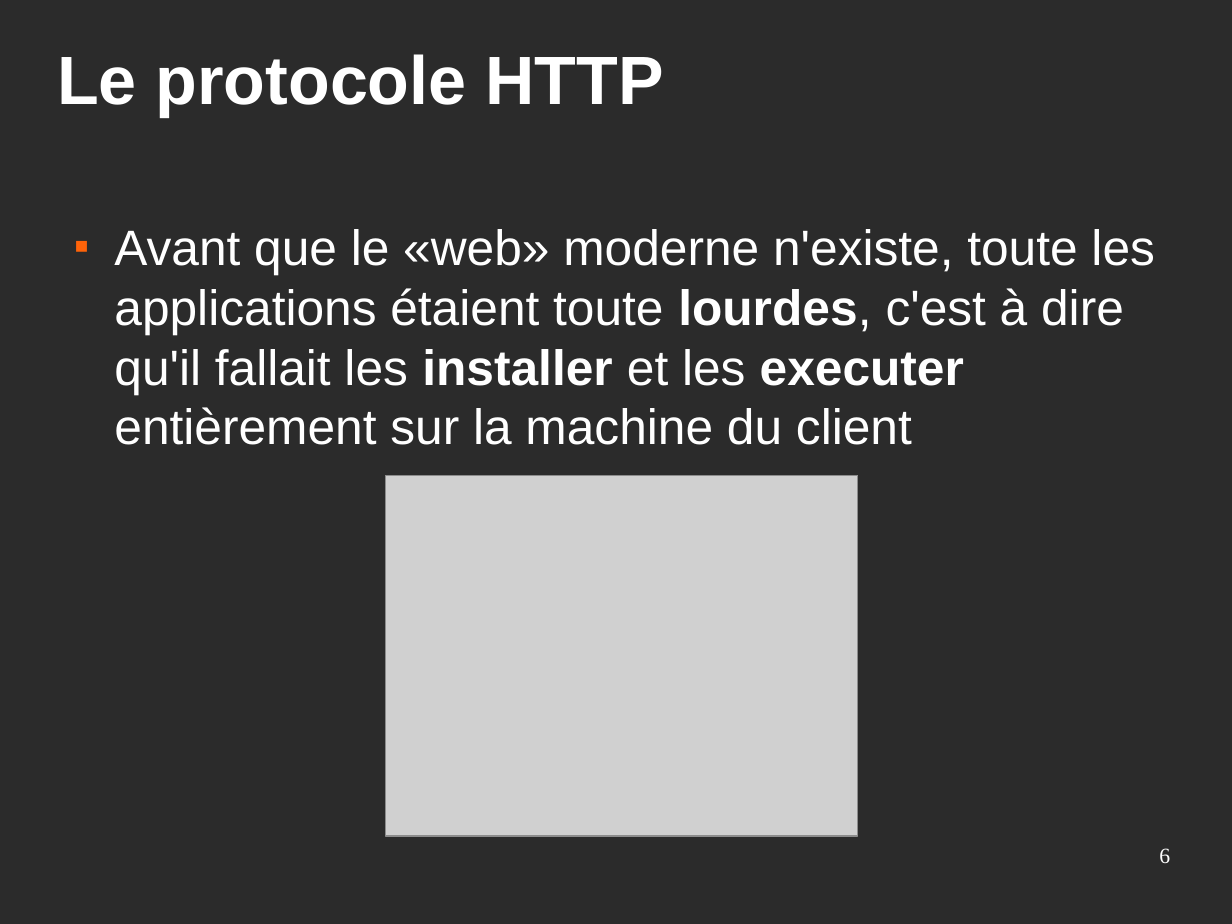
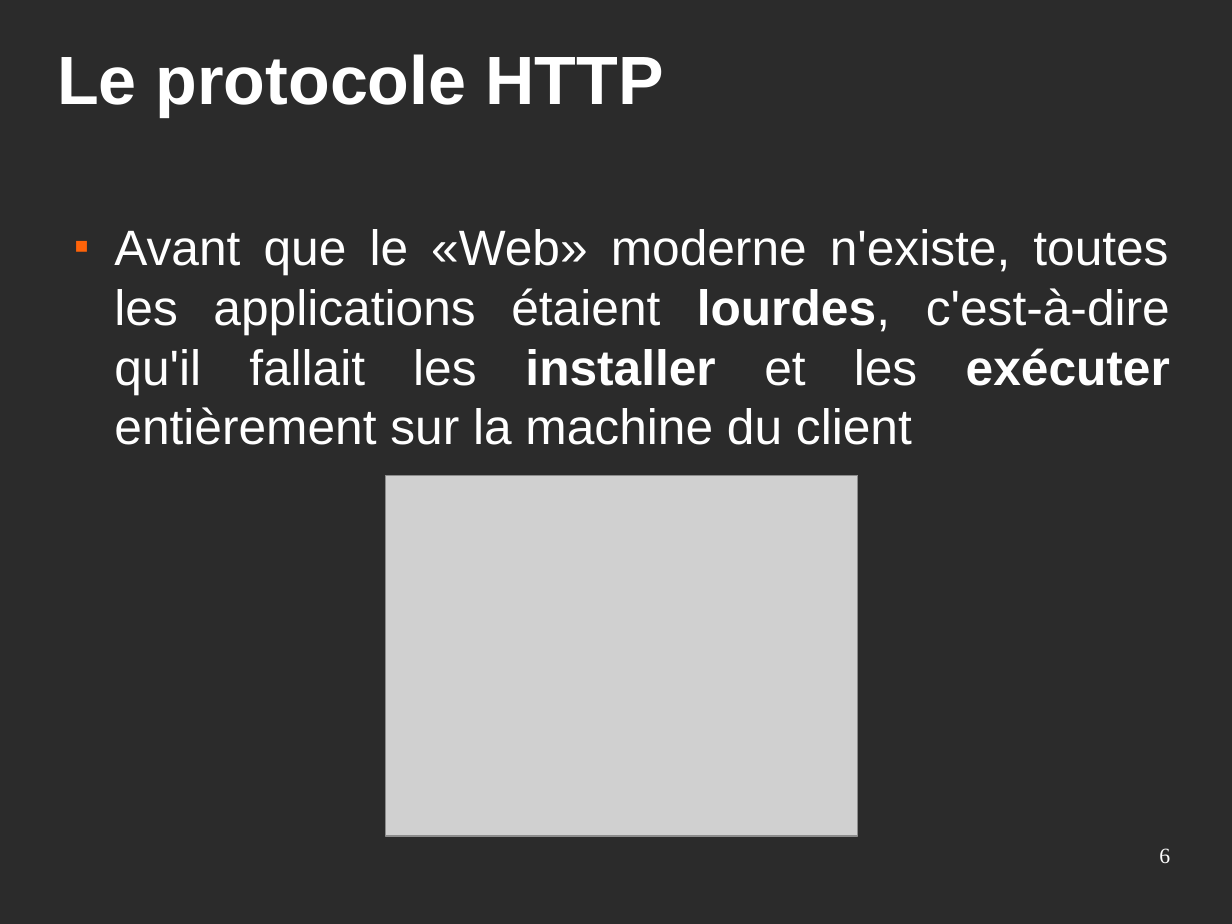
Before and after one commit to Eirbware/Formation, a slide deck: slide 6 of presentations/fondements.odp. Drawn at 1232x924 pixels with LibreOffice and Linux fonts; fonts in the diff are those of the drawing; grey boxes stand for pictures; background and template pictures are left out; a plain dark background stands for a picture behind light text. Boxes give left, top, right and bottom in pixels: in the first picture for what was removed or moved away, otherwise in the second. Text is boxed around its words. In the diff, an @@ line names an element or a change of style, - is before the commit and + after.

```diff
--- a/presentations/fondements.odp
+++ b/presentations/fondements.odp
@@ text at (x1=114, y1=229, x2=1170, y2=445): text changed @@
-■ Avant que le «web» moderne n'existe, toute les applications étaient toute lourdes, c'est à dire qu'il fallait les installer et les executer entièrement sur la machine du client
+■ Avant que le «Web» moderne n'existe, toutes les applications étaient lourdes, c'est-à-dire qu'il fallait les installer et les exécuter entièrement sur la machine du client
```
Also in this commit, not shown: 21 other slides changed, 2 other files.
